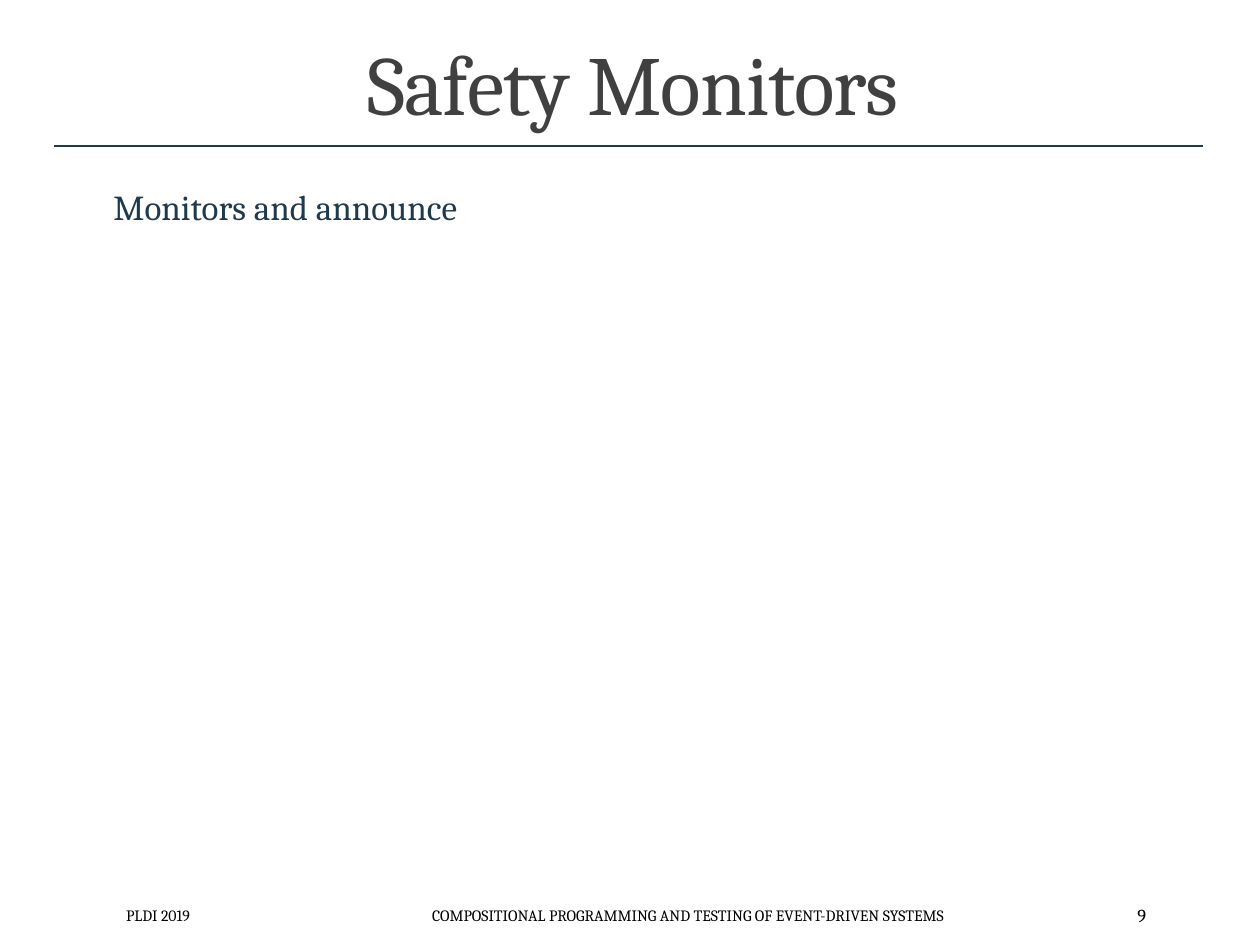
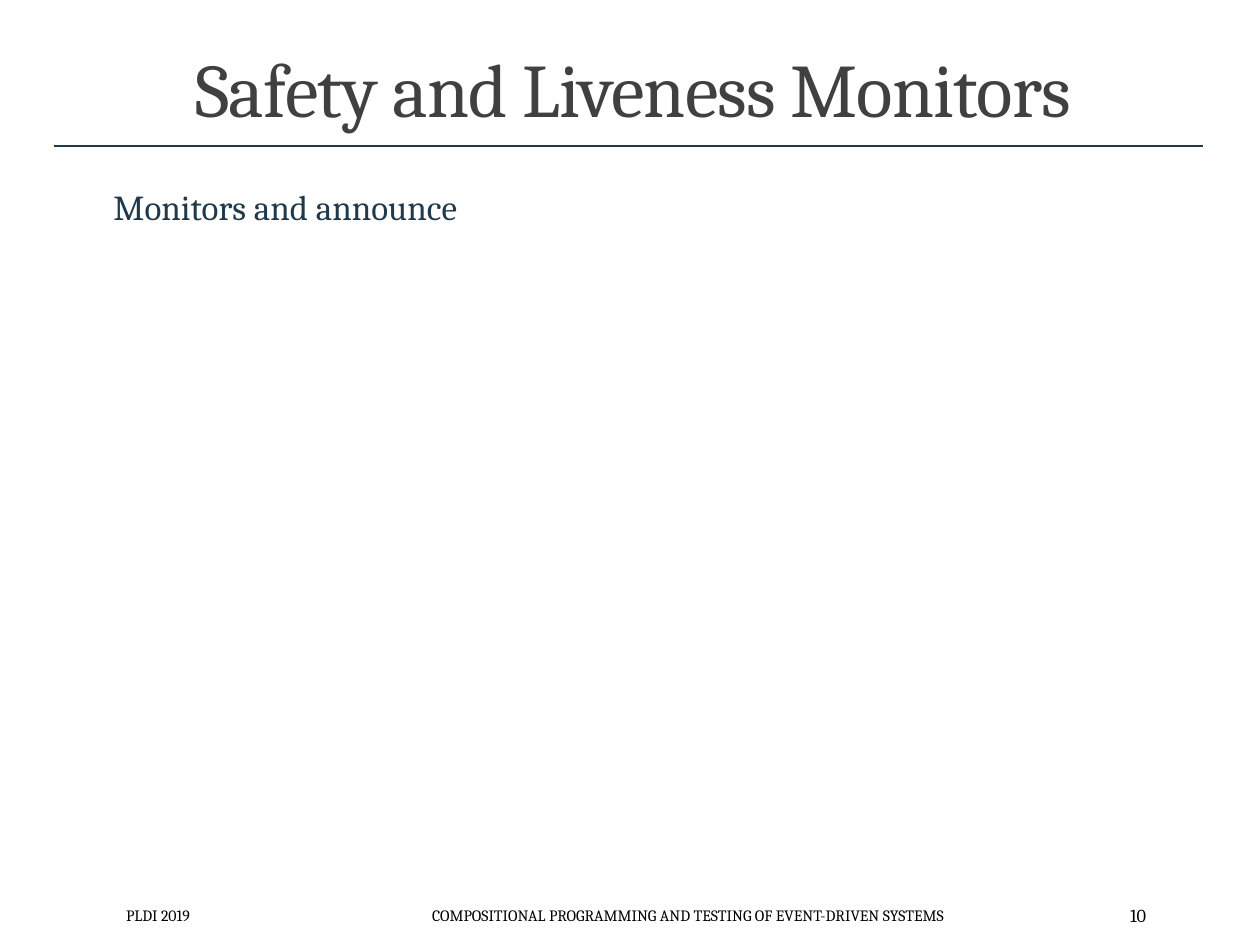
Before and after one commit to p-org/plditutorial, a slide deck: slide 10 of Presentations/2 - PLanguage.pptx (slide 9 before the commit). Drawn at 1260x945 pixels with LibreOffice and Linux fonts; fonts in the diff are those of the drawing. Boxes give left, top, right and bottom in pixels: in the first picture for what was removed or moved away, otherwise in the second. Text is boxed around its words. In the diff, an @@ line names an element or a change of style, - is before the commit and + after.

```diff
--- a/Presentations/2 - PLanguage.pptx
+++ b/Presentations/2 - PLanguage.pptx
@@ title at (195, 63, 1071, 133): text changed; size 48 to 43.2 pt @@
-Safety Monitors
+Safety and Liveness Monitors
@@ page number at (1130, 909, 1146, 922): text changed @@
-9
+10
```
Also in this commit, not shown: 5 other slides changed, 12 other files.
